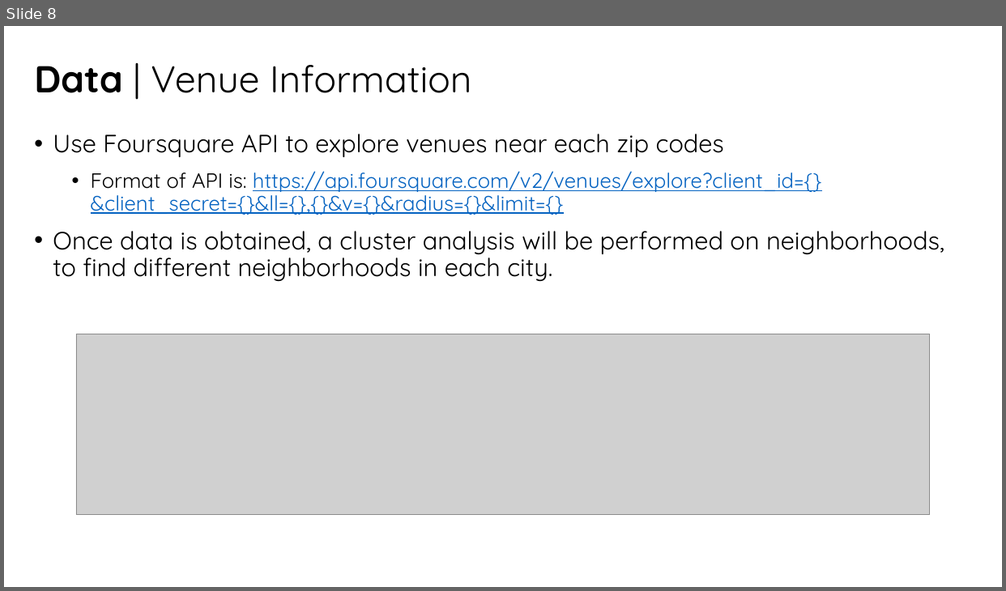
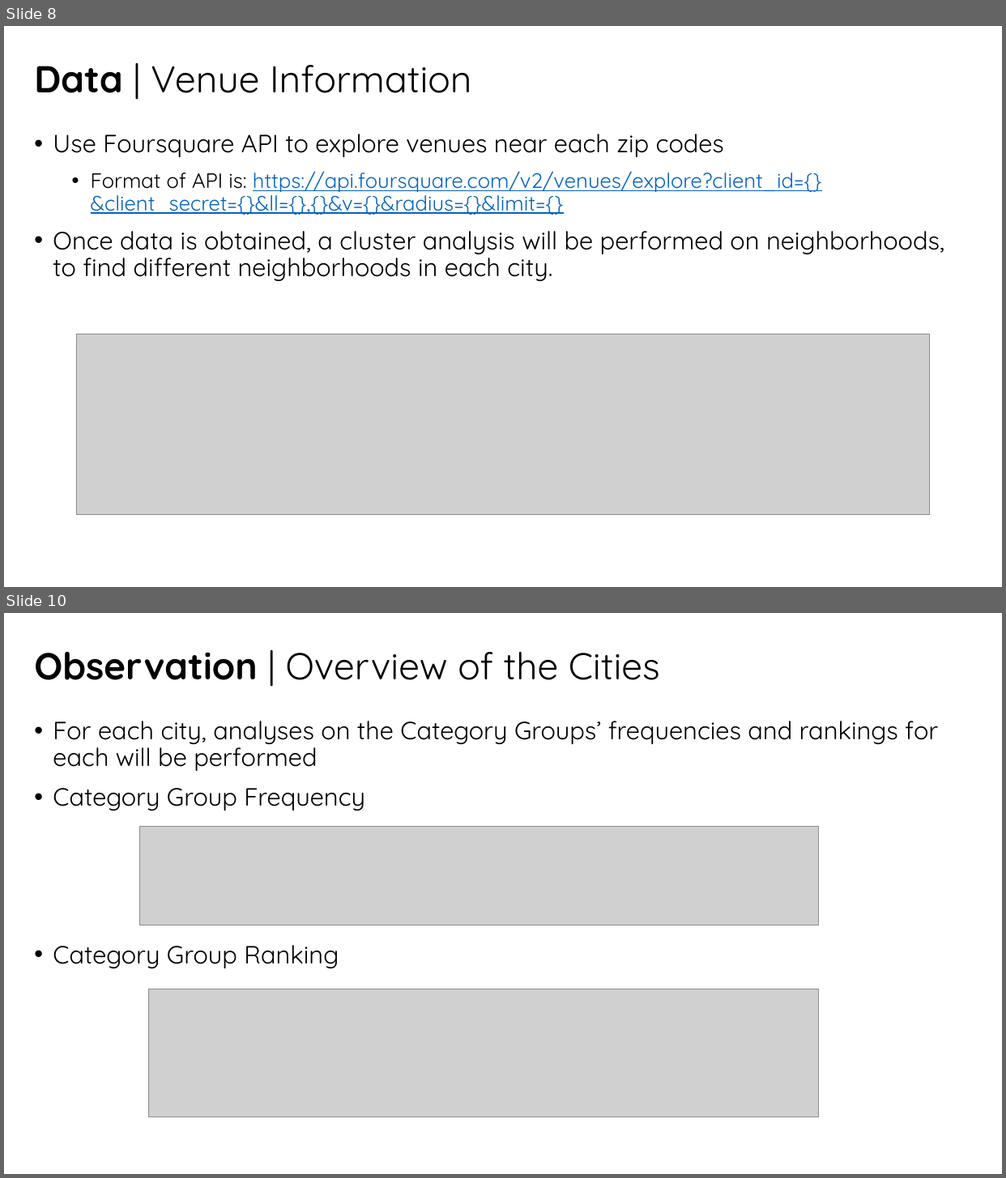
Before and after one commit to audrey-wj/Coursera_Capstone, a slide deck: Battle of Neighborhoods/Coursera Capstone_Battle of Neighborhoods.pptx. Shown one above the other, each under a label of ours: slide 8 before the commit, slides 8 and 10 after it; the slides between them are not shown. The pictures are 1006x591 and 1006x1178 pixels, drawn with LibreOffice and Linux fonts; fonts in the diff are those of the drawing; grey boxes stand for pictures. Boxes give left, top, right and bottom in pixels: in the first picture for what was removed or moved away, otherwise in the second. Text is boxed around its words. In the diff, an @@ line names an element or a change of style, - is before the commit and + after.

```diff
--- a/Battle of Neighborhoods/Coursera Capstone_Battle of Neighborhoods.pptx
+++ b/Battle of Neighborhoods/Coursera Capstone_Battle of Neighborhoods.pptx
@@ slide 10 added at [4, 613, 1002, 1174], background #FFFFFF @@
@@ title added at [34, 652, 660, 680], 36 pt, text #000000 @@
+Observation | Overview of the Cities
@@ text added at [53, 721, 938, 969], 24 pt, text #000000 @@
+• For each city, analyses on the Category Groups’ frequencies and rankings for each will be performed
+• Category Group Frequency
+• Category Group Ranking
@@ picture added at [139, 826, 819, 925] @@
@@ picture added at [148, 989, 819, 1117] @@
```
Also in this commit, not shown: 1 slide changed, 10 other slides added, 1 slide removed, 1 other file.
